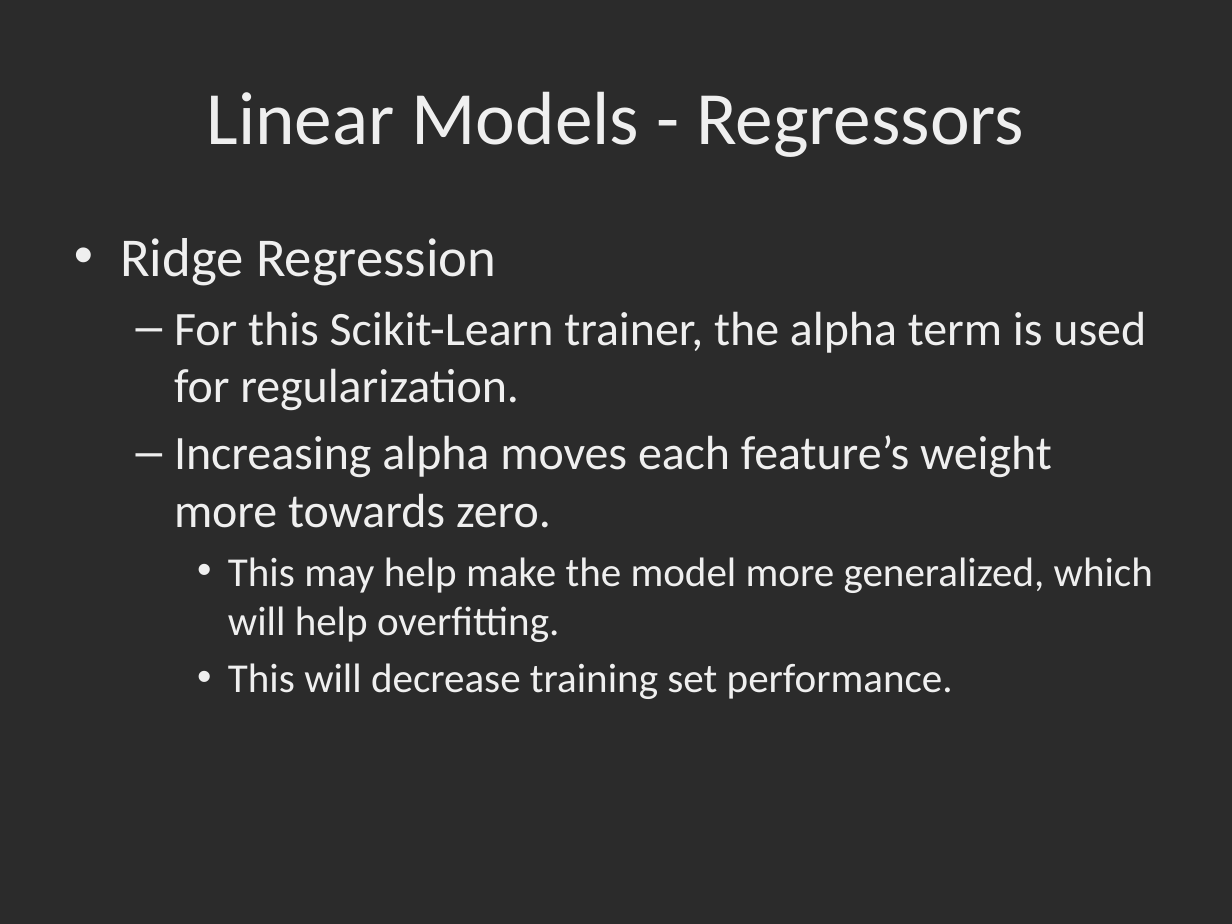
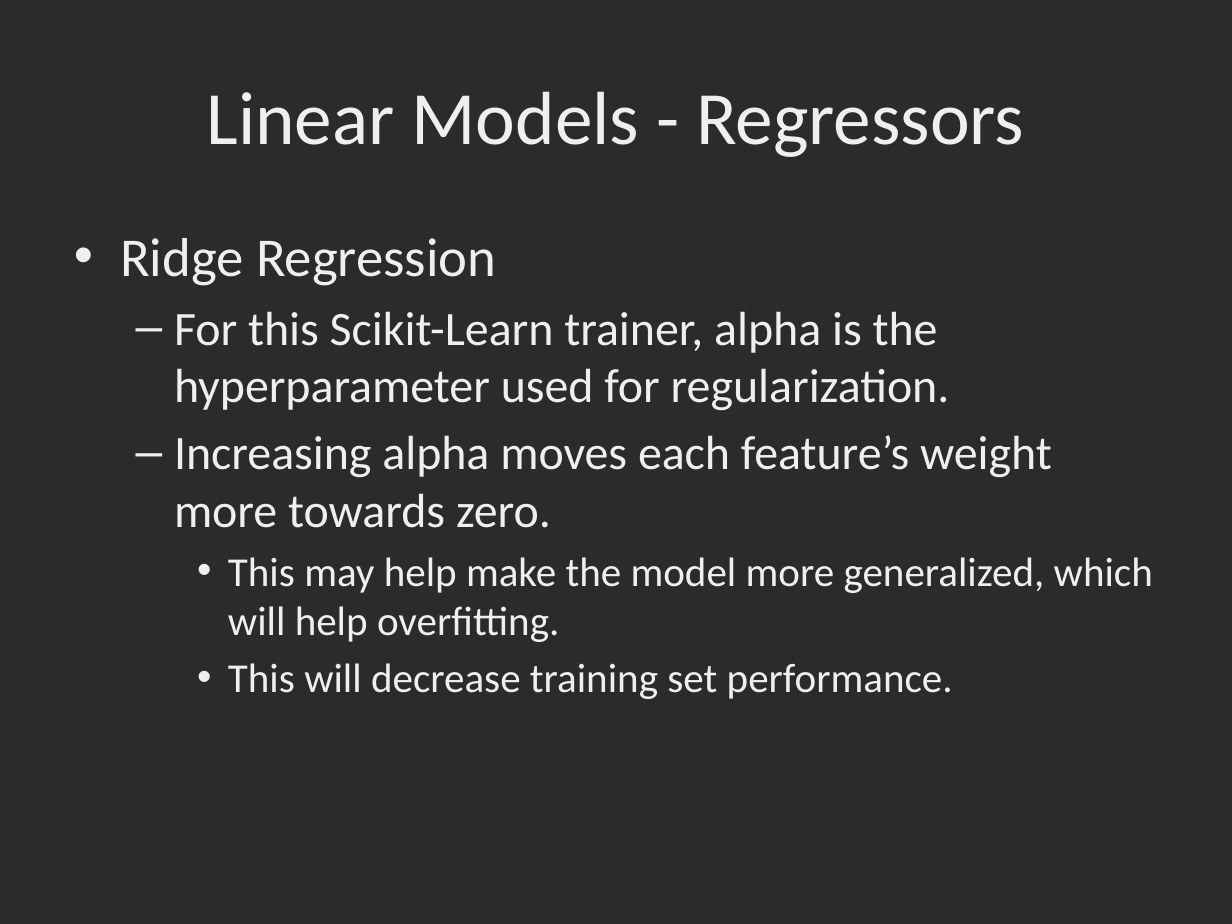
Before and after one commit to dbowmans46/PracticalProgramming, a slide deck: slide 107 of Session 7 - Python/Instructional Material/Session 7 - Python Brief Intro to Machine Learning with Scikit Learn.pptx (slide 103 before the commit). Drawn at 1232x924 pixels with LibreOffice and Linux fonts; fonts in the diff are those of the drawing; background and template pictures are left out; a plain dark background stands for a picture behind light text. Boxes give left, top, right and bottom in pixels: in the first picture for what was removed or moved away, otherwise in the second. Text is boxed around its words. In the diff, an @@ line names an element or a change of style, - is before the commit and + after.

Commit message:
Added in-class exercise slides, fixed typos, cleaned up slides, added gamma example, added skeleton for regressor metrics, grouped slides, added references, added formulas to regression slides, fixed LinearSVC arguments.

```diff
--- a/Session 7 - Python/Instructional Material/Session 7 - Python Brief Intro to Machine Learning with Scikit Learn.pptx
+++ b/Session 7 - Python/Instructional Material/Session 7 - Python Brief Intro to Machine Learning with Scikit Learn.pptx
@@ text at box(174, 311, 950, 411): text changed @@
-  – For this Scikit-Learn trainer, the alpha term is used for regularization.
+  – For this Scikit-Learn trainer, alpha is the hyperparameter used for regularization.
```
Also in this commit, not shown: 30 other slides changed, 16 slides added, 3 slides removed, 1 other file.
